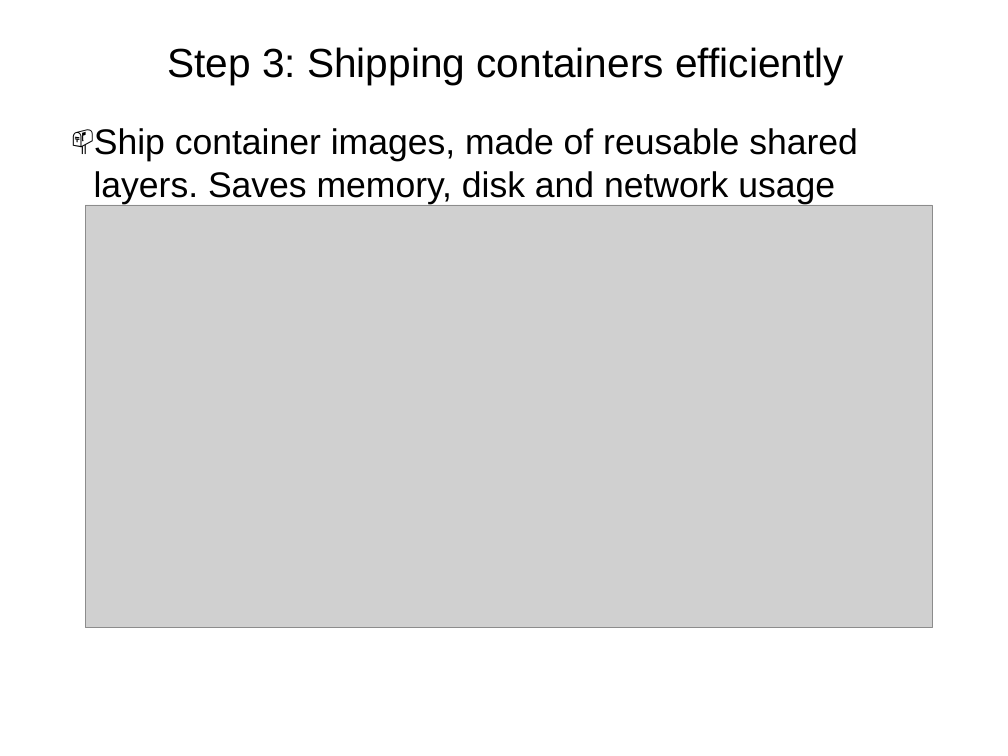
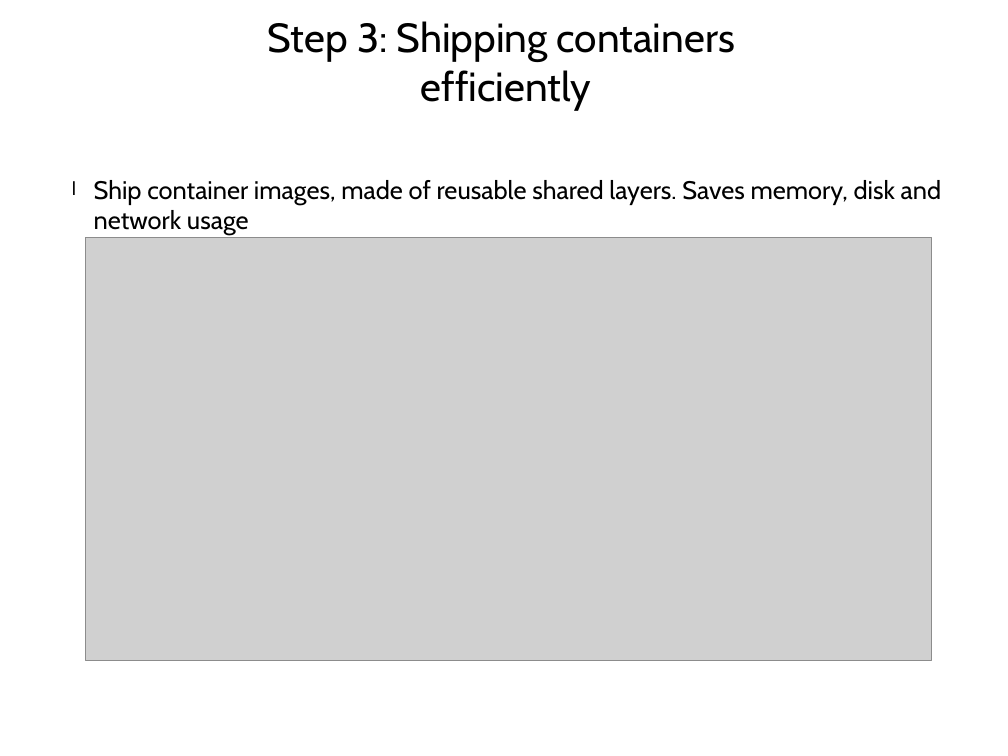
Before and after one commit to CodeChix-OpenSource/DockerIntro, a slide deck: slide 24 of slides/DockerIntro.pptx. Drawn at 1008x756 pixels with LibreOffice and Linux fonts; fonts in the diff are those of the drawing; grey boxes stand for pictures; background and template pictures are left out. Boxes give left, top, right and bottom in pixels: in the first picture for what was removed or moved away, otherwise in the second. Text is boxed around its words. In the diff, an @@ line names an element or a change of style, - is before the commit and + after.

```diff
--- a/slides/DockerIntro.pptx
+++ b/slides/DockerIntro.pptx
@@ text at bbox=[268, 21, 735, 110]: text changed; font Arial to Cabin @@
-Step 3: Shipping containers efficiently
+Step 3: Shipping containers
+efficiently
@@ text "Ship container images, made of ..." at bbox=[94, 180, 942, 235]: size 28 to 20 pt, font Arial to Cabin; bullet 📫 to l @@
@@ picture: place and size @@
-picture at bbox=[85, 205, 932, 627]
+picture at bbox=[85, 238, 932, 660]
```
Also in this commit, not shown: 25 other slides changed.
